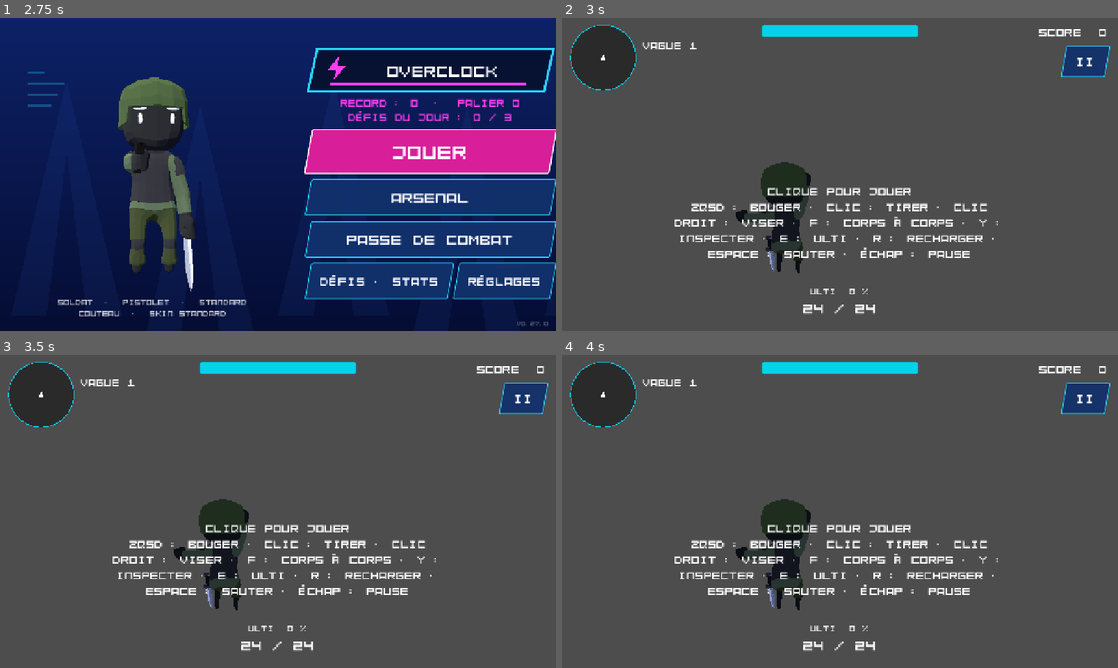
Above: before the commit, frames 1-4 (two rows, left to right).
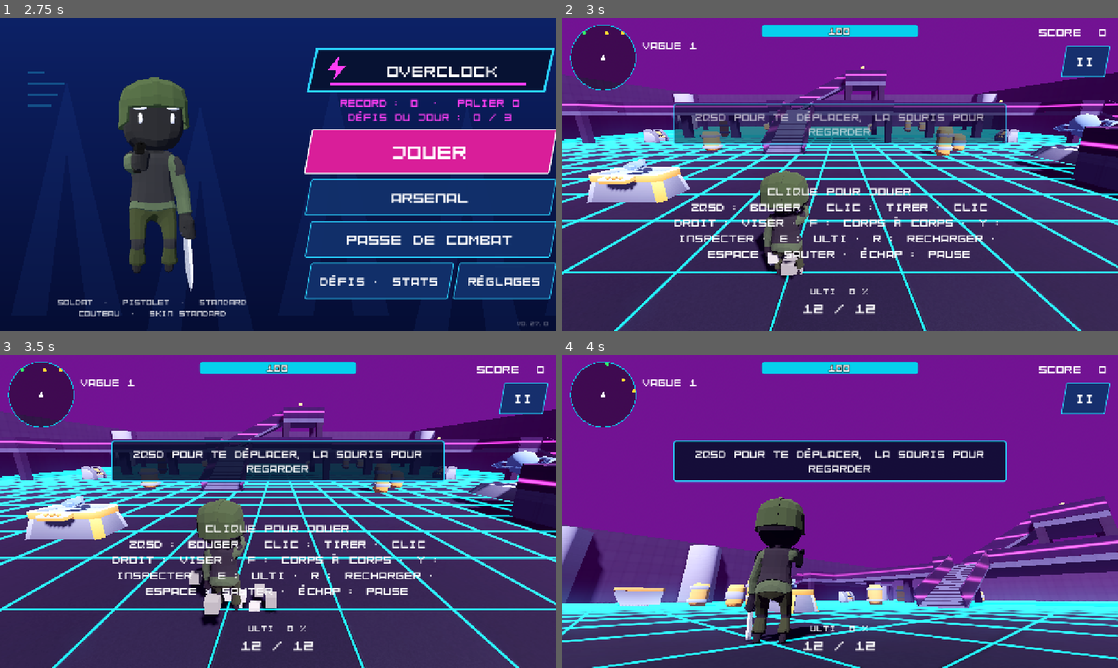
Above: after the commit, the same moments.

Repository: mariusortiz/overclock
Game: Godot game, scene res://scenes/loading.tscn
The game is run twice, just before and just after one commit, with the same random seed, the same clock (stepped at 60 frames per second) and the same inputs.
Inputs (mouse positions are in pixels of both pictures, inside the frame that each line leads up to):
- Up to frame 1 (2.75 s): tap Enter at 0.5 s; move the mouse to (400, 158) at 0.52 s; hold D (move_right) 0.53-1.25 s; tap B (emote) at 0.6 s; click (400, 158) at 0.67 s; tap Space (jump) at 0.77 s; drag from (166, 190) to (250, 237) at 1.27 s; move the mouse to (333, 105) at 2.02 s; hold D (move_right) from 2.03 s (still down); tap F (melee) at 2.1 s
- Up to frame 2 (3 s): release D (move_right) at 2.75 s; click "JOUER" at 2.75 s
- Up to frame 3 (3.5 s): no input
- Up to frame 4 (4 s): drag from (812, 574) to (673, 464) at 3.52 s

Frame 1 is identical in both runs. In frame 2, 96% of the frame differs, in the area x 0-100%, y 0-100%; in frame 3, 96%; in frame 4, 97%.
Error before the commit: Parse Error: Could not preload resource file "res://scenes/arenas/city.tscn". (res://scripts/main.gd:35)

Commit message:
Arenas: fix the city scene, the temple stairs and a bridge blocked by the crater
The city scene referred to a material that did not exist, which made the
navigation check wait forever and the CI hang. The temple's top stairs now
continue the south stairs, its checkpoints sit on the uncovered parts of
each tier, and the crater moved away from the east lava bridge. The
navigation check now has a time limit in the CI.

Co-Authored-By: Claude Opus 5.5 <noreply@anthropic.com>
Claude-Session: https://claude.ai/code/session_01TMrhLU8C9hMQ3DU14F1G1z

Diff:
--- a/scenes/arenas/city.tscn
+++ b/scenes/arenas/city.tscn
@@ -220,11 +220,11 @@
 
 [sub_resource type="BoxMesh" id="box_mesh_14"]
 size = Vector3(10.04, 0.5, 5.6)
-material = SubResource("window")
+material = SubResource("m_window")
 
 [sub_resource type="BoxMesh" id="box_mesh_15"]
 size = Vector3(7, 0.5, 8.04)
-material = SubResource("window")
+material = SubResource("m_window")
 
 [sub_resource type="BoxMesh" id="box_mesh_16"]
 size = Vector3(2.8, 0.3, 11.335)
--- a/scenes/arenas/desert.tscn
+++ b/scenes/arenas/desert.tscn
@@ -197,22 +197,22 @@
 size = Vector3(4, 5, 4)
 
 [sub_resource type="BoxMesh" id="box_mesh_12"]
-size = Vector3(2.836, 0.3, 2)
+size = Vector3(2, 0.3, 2.836)
 material = SubResource("m_struct")
 
 [sub_resource type="BoxShape3D" id="box_shape_10"]
-size = Vector3(2.836, 0.3, 2)
+size = Vector3(2, 0.3, 2.836)
 
 [sub_resource type="BoxMesh" id="box_mesh_13"]
-size = Vector3(0.08, 0.06, 2)
+size = Vector3(2, 0.06, 0.08)
 material = SubResource("m_trim")
 
 [sub_resource type="BoxMesh" id="box_mesh_14"]
-size = Vector3(2.236, 1, 0.1)
+size = Vector3(0.1, 1, 2.236)
 material = SubResource("m_rail")
 
 [sub_resource type="BoxShape3D" id="box_shape_11"]
-size = Vector3(2.236, 1, 0.1)
+size = Vector3(0.1, 1, 2.236)
 
 [sub_resource type="BoxMesh" id="box_mesh_15"]
 size = Vector3(10, 4, 24)
@@ -714,7 +714,7 @@
 shape = SubResource("box_shape_9")
 
 [node name="Box42" type="StaticBody3D" parent="Structure"]
-transform = Transform3D(0.8944, 0.4472, 0, -0.4472, 0.8944, 0, 0, 0, 1, 3, 4.35, -8)
+transform = Transform3D(1, 0, 0, 0, 0.8944, -0.4472, 0, 0.4472, 0.8944, 0, 4.35, -5)
 
 [node name="Mesh" type="MeshInstance3D" parent="Structure/Box42"]
 mesh = SubResource("box_mesh_12")
@@ -723,23 +723,23 @@
 shape = SubResource("box_shape_10")
 
 [node name="Box43" type="MeshInstance3D" parent="Structure"]
-transform = Transform3D(1, 0, 0, 0, 1, 0, 0, 0, 1, 3.75, 4.145, -8)
+transform = Transform3D(1, 0, 0, 0, 1, 0, 0, 0, 1, 0, 4.145, -4.25)
 mesh = SubResource("box_mesh_13")
 
 [node name="Box44" type="MeshInstance3D" parent="Structure"]
-transform = Transform3D(1, 0, 0, 0, 1, 0, 0, 0, 1, 3.25, 4.395, -8)
+transform = Transform3D(1, 0, 0, 0, 1, 0, 0, 0, 1, 0, 4.395, -4.75)
 mesh = SubResource("box_mesh_13")
 
 [node name="Box45" type="MeshInstance3D" parent="Structure"]
-transform = Transform3D(1, 0, 0, 0, 1, 0, 0, 0, 1, 2.75, 4.645, -8)
+transform = Transform3D(1, 0, 0, 0, 1, 0, 0, 0, 1, 0, 4.645, -5.25)
 mesh = SubResource("box_mesh_13")
 
 [node name="Box46" type="MeshInstance3D" parent="Structure"]
-transform = Transform3D(1, 0, 0, 0, 1, 0, 0, 0, 1, 2.25, 4.895, -8)
+transform = Transform3D(1, 0, 0, 0, 1, 0, 0, 0, 1, 0, 4.895, -5.75)
 mesh = SubResource("box_mesh_13")
 
 [node name="Box47" type="StaticBody3D" parent="Structure"]
-transform = Transform3D(0.8944, 0.4472, 0, -0.4472, 0.8944, 0, 0, 0, 1, 3, 5, -9.06)
+transform = Transform3D(1, 0, 0, 0, 0.8944, -0.4472, 0, 0.4472, 0.8944, -1.06, 5, -5)
 
 [node name="Mesh" type="MeshInstance3D" parent="Structure/Box47"]
 mesh = SubResource("box_mesh_14")
@@ -748,7 +748,7 @@
 shape = SubResource("box_shape_11")
 
 [node name="Box48" type="StaticBody3D" parent="Structure"]
-transform = Transform3D(0.8944, 0.4472, 0, -0.4472, 0.8944, 0, 0, 0, 1, 3, 5, -6.94)
+transform = Transform3D(1, 0, 0, 0, 0.8944, -0.4472, 0, 0.4472, 0.8944, 1.06, 5, -5)
 
 [node name="Mesh" type="MeshInstance3D" parent="Structure/Box48"]
 mesh = SubResource("box_mesh_14")
@@ -1368,13 +1368,13 @@
 [node name="NavCheckpoints" type="Node3D" parent="."]
 
 [node name="Level1" type="Marker3D" parent="NavCheckpoints"]
-transform = Transform3D(1, 0, 0, 0, 1, 0, 0, 0, 1, 0, 2.1, -8)
+transform = Transform3D(1, 0, 0, 0, 1, 0, 0, 0, 1, 5.5, 2.1, -2)
 
 [node name="Level2" type="Marker3D" parent="NavCheckpoints"]
-transform = Transform3D(1, 0, 0, 0, 1, 0, 0, 0, 1, 0, 4.1, -8)
+transform = Transform3D(1, 0, 0, 0, 1, 0, 0, 0, 1, 3, 4.1, -11)
 
 [node name="Level3" type="Marker3D" parent="NavCheckpoints"]
-transform = Transform3D(1, 0, 0, 0, 1, 0, 0, 0, 1, 0, 5.1, -8)
+transform = Transform3D(1, 0, 0, 0, 1, 0, 0, 0, 1, 0, 5.1, -8.5)
 
 [node name="Level4" type="Marker3D" parent="NavCheckpoints"]
 transform = Transform3D(1, 0, 0, 0, 1, 0, 0, 0, 1, -25, 4.1, 6)
--- a/scenes/arenas/volcano.tscn
+++ b/scenes/arenas/volcano.tscn
@@ -291,14 +291,14 @@
 size = Vector3(60, 2.0, 6)
 
 [sub_resource type="BoxMesh" id="lava_mesh_2"]
-size = Vector3(4, 0.08, 4)
+size = Vector3(3, 0.08, 3)
 material = SubResource("m_lava")
 
 [sub_resource type="BoxShape3D" id="lava_body_2"]
-size = Vector3(4, 0.08, 4)
+size = Vector3(3, 0.08, 3)
 
 [sub_resource type="BoxShape3D" id="lava_zone_2"]
-size = Vector3(4, 2.0, 4)
+size = Vector3(3, 2.0, 3)
 
 [sub_resource type="BoxShape3D" id="prop_shape_1"]
 size = Vector3(2.878, 2.800, 3.324)
@@ -1065,7 +1065,7 @@
 shape = SubResource("box_shape_21")
 
 [node name="Box117" type="StaticBody3D" parent="Structure"]
-transform = Transform3D(6.123e-17, 0, -1, 0, 1, 0, 1, 0, 6.123e-17, 22, 0.8, -20)
+transform = Transform3D(6.123e-17, 0, -1, 0, 1, 0, 1, 0, 6.123e-17, 26, 0.8, -22)
 
 [node name="Mesh" type="MeshInstance3D" parent="Structure/Box117"]
 mesh = SubResource("box_mesh_25")
@@ -1074,7 +1074,7 @@
 shape = SubResource("box_shape_22")
 
 [node name="Box118" type="StaticBody3D" parent="Structure"]
-transform = Transform3D(-0.5878, 0, -0.809, 0, 1, 0, 0.809, 0, -0.5878, 20.85, 0.8, -16.47)
+transform = Transform3D(-0.5878, 0, -0.809, 0, 1, 0, 0.809, 0, -0.5878, 25.05, 0.8, -19.06)
 
 [node name="Mesh" type="MeshInstance3D" parent="Structure/Box118"]
 mesh = SubResource("box_mesh_25")
@@ -1083,7 +1083,7 @@
 shape = SubResource("box_shape_22")
 
 [node name="Box119" type="StaticBody3D" parent="Structure"]
-transform = Transform3D(-0.9511, 0, 0.309, 0, 1, 0, -0.309, 0, -0.9511, 14.15, 0.8, -14.29)
+transform = Transform3D(-0.9511, 0, 0.309, 0, 1, 0, -0.309, 0, -0.9511, 19.45, 0.8, -17.24)
 
 [node name="Mesh" type="MeshInstance3D" parent="Structure/Box119"]
 mesh = SubResource("box_mesh_25")
@@ -1092,7 +1092,7 @@
 shape = SubResource("box_shape_22")
 
 [node name="Box120" type="StaticBody3D" parent="Structure"]
-transform = Transform3D(-0.5878, 0, 0.809, 0, 1, 0, -0.809, 0, -0.5878, 11.15, 0.8, -16.47)
+transform = Transform3D(-0.5878, 0, 0.809, 0, 1, 0, -0.809, 0, -0.5878, 16.95, 0.8, -19.06)
 
 [node name="Mesh" type="MeshInstance3D" parent="Structure/Box120"]
 mesh = SubResource("box_mesh_25")
@@ -1101,7 +1101,7 @@
 shape = SubResource("box_shape_22")
 
 [node name="Box121" type="StaticBody3D" parent="Structure"]
-transform = Transform3D(-1.837e-16, 0, 1, 0, 1, 0, -1, 0, -1.837e-16, 10, 0.8, -20)
+transform = Transform3D(-1.837e-16, 0, 1, 0, 1, 0, -1, 0, -1.837e-16, 16, 0.8, -22)
 
 [node name="Mesh" type="MeshInstance3D" parent="Structure/Box121"]
 mesh = SubResource("box_mesh_25")
@@ -1110,7 +1110,7 @@
 shape = SubResource("box_shape_22")
 
 [node name="Box122" type="StaticBody3D" parent="Structure"]
-transform = Transform3D(0.5878, 0, 0.809, 0, 1, 0, -0.809, 0, 0.5878, 11.15, 0.8, -23.53)
+transform = Transform3D(0.5878, 0, 0.809, 0, 1, 0, -0.809, 0, 0.5878, 16.95, 0.8, -24.94)
 
 [node name="Mesh" type="MeshInstance3D" parent="Structure/Box122"]
 mesh = SubResource("box_mesh_25")
@@ -1119,7 +1119,7 @@
 shape = SubResource("box_shape_22")
 
 [node name="Box123" type="StaticBody3D" parent="Structure"]
-transform = Transform3D(0.9511, 0, -0.309, 0, 1, 0, 0.309, 0, 0.9511, 17.85, 0.8, -25.71)
+transform = Transform3D(0.9511, 0, -0.309, 0, 1, 0, 0.309, 0, 0.9511, 22.55, 0.8, -26.76)
 
 [node name="Mesh" type="MeshInstance3D" parent="Structure/Box123"]
 mesh = SubResource("box_mesh_25")
@@ -1128,7 +1128,7 @@
 shape = SubResource("box_shape_22")
 
 [node name="Box124" type="StaticBody3D" parent="Structure"]
-transform = Transform3D(0.5878, 0, -0.809, 0, 1, 0, 0.809, 0, 0.5878, 20.85, 0.8, -23.53)
+transform = Transform3D(0.5878, 0, -0.809, 0, 1, 0, 0.809, 0, 0.5878, 25.05, 0.8, -24.94)
 
 [node name="Mesh" type="MeshInstance3D" parent="Structure/Box124"]
 mesh = SubResource("box_mesh_25")
@@ -1157,7 +1157,7 @@
 shape = SubResource("lava_zone_1")
 
 [node name="Body2" type="StaticBody3D" parent="Lava"]
-transform = Transform3D(1, 0, 0, 0, 1, 0, 0, 0, 1, 16, 0.04, -20)
+transform = Transform3D(1, 0, 0, 0, 1, 0, 0, 0, 1, 21, 0.04, -22)
 
 [node name="Mesh" type="MeshInstance3D" parent="Lava/Body2"]
 mesh = SubResource("lava_mesh_2")
@@ -1166,7 +1166,7 @@
 shape = SubResource("lava_body_2")
 
 [node name="Zone2" type="Area3D" parent="Lava"]
-transform = Transform3D(1, 0, 0, 0, 1, 0, 0, 0, 1, 16, 0.98, -20)
+transform = Transform3D(1, 0, 0, 0, 1, 0, 0, 0, 1, 21, 0.98, -22)
 collision_layer = 0
 collision_mask = 2
 script = ExtResource("ext_4")
Not shown, added: assets/audio/hit.wav.import
Not shown, added: assets/audio/kenney/explosionCrunch_000.ogg.import
Not shown, added: assets/audio/kenney/laserRetro_001.ogg.import
Not shown, added: assets/audio/kenney/laserSmall_000.ogg.import
Not shown, added: assets/audio/music/boss_battle_loop.mp3.import
Not shown, added: assets/audio/music/city_loop.mp3.import
Not shown, added: assets/audio/music/desert_travel.ogg.import
Not shown, added: assets/audio/music/fire_level.mp3.import
Not shown, added: assets/audio/music/jungle_battle.ogg.import
Not shown, added: assets/audio/music/no_hope.ogg.import
Not shown, added: assets/audio/music/synthwave_house_loop.ogg.import
Not shown, added: assets/audio/pickup.wav.import
(and 267 more such lines)
